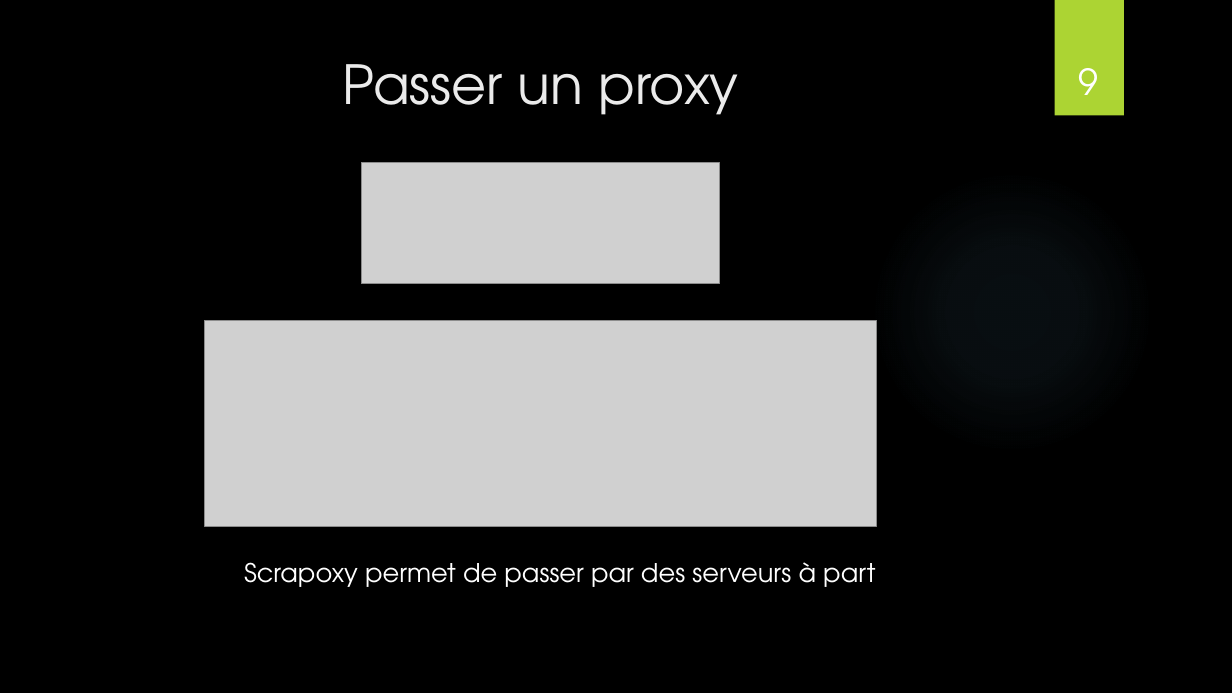
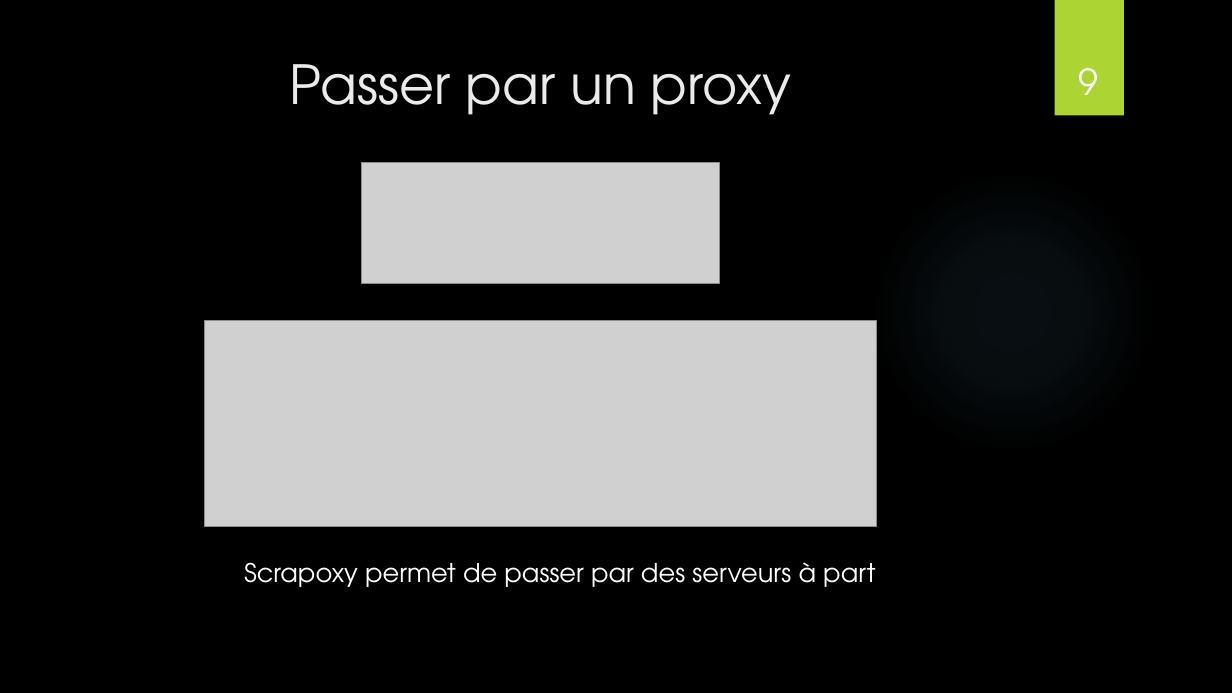
Before and after one commit to NideXTC/formations, a slide deck: slide 9 of workshops/scrap.pptx. Drawn at 1232x693 pixels with LibreOffice and Linux fonts; fonts in the diff are those of the drawing; grey boxes stand for pictures; background and template pictures are left out. Boxes give left, top, right and bottom in pixels: in the first picture for what was removed or moved away, otherwise in the second. Text is boxed around its words. In the diff, an @@ line names an element or a change of style, - is before the commit and + after.

```diff
--- a/workshops/scrap.pptx
+++ b/workshops/scrap.pptx
@@ title at box(290, 64, 791, 115): text changed @@
-Passer un proxy
+Passer par un proxy
```
Also in this commit, not shown: 1 other file.
